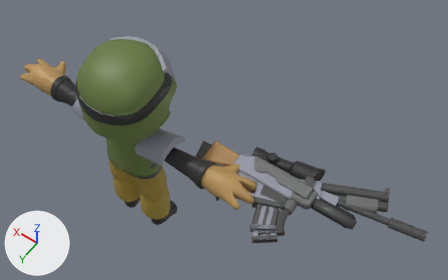
A saved change to the glTF model apps/client/public/models/soldier.glb.
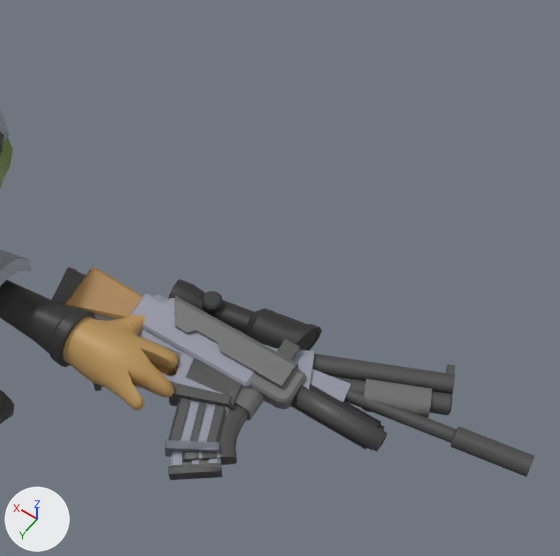
There are two pictures of each version: one whole from a 50 mm camera at (-2.78, 2.43, 5.81) aimed at (-0.72, -0.46, 1.28), one close up on the part from 38% to 98% of the width and 4% to 100% of the height. Arrows for +X, +Y and +Z are at lower left; the lights stay in place. The first two pictures are the older version. Where no turn or scale is listed for an object, it has been applied to the vertices.

Objects in the first close-up: 'AK', 'Body', 'SMG', 'Shotgun', 'Sniper' and 2 more.
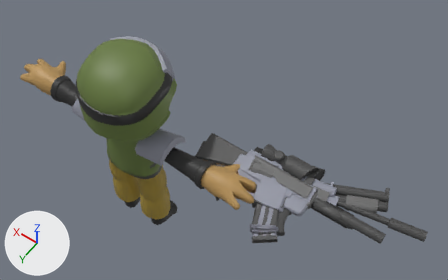
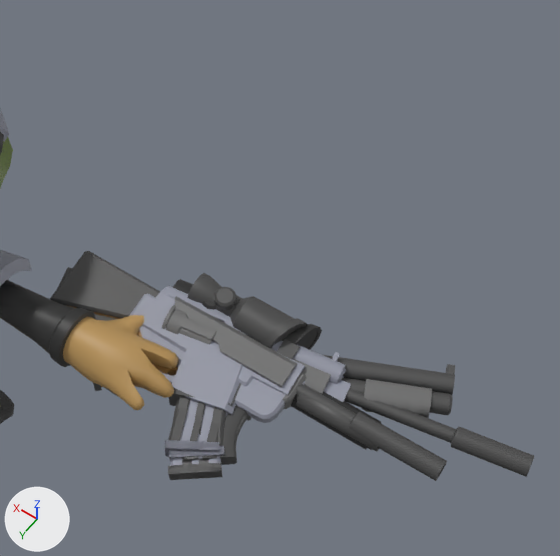
What differs and where, as boxes (x1, y1, x2, y2) in the close-ups (560 x 556 px):
'Sniper_2', added: after (50, 251, 447, 481)
    faces in mat_darkgrey_001: (50, 251, 447, 481)
    faces in mat_grey_001: (144, 294, 286, 462)
'Revolver', added: after (104, 286, 346, 396)
    faces in mat_grey_001: (139, 286, 346, 384)
    faces in mat_grey2_001: (162, 305, 331, 394)
'Pistol', added (mostly hidden): after (137, 335, 305, 411)

Edits to the bpy script that builds the scene:
```text
Add me_cube_282:
    me_cube_282.from_pydata(...)  # 691 vertices, 1298 faces; spans x -0.87..0.87, y -0.38..0.39, z -0.14..0.17
    # faces by material slot: [292, 898, 108]
    me_cube_282.materials.append(mat_grey_001)
    me_cube_282.materials.append(mat_darkgrey_001)
    me_cube_282.materials.append(mat_wood_001)
Add me_cube_016:
    me_cube_016.from_pydata(...)  # 711 vertices, 1354 faces; spans x -0.483..0.453, y -0.305..0.312, z -0.117..0.109
    # faces by material slot: [756, 440, 54, 104]
    me_cube_016.materials.append(mat_grey2_001)
    me_cube_016.materials.append(mat_grey_001)
    me_cube_016.materials.append(mat_darkgrey_001)
    me_cube_016.materials.append(mat_wood_001)
Add me_cube_022:
    me_cube_022.from_pydata(...)  # 537 vertices, 990 faces; spans x -0.402..0.385, y -0.257..0.257, z -0.104..0.106
    # faces by material slot: [792, 94, 104]
    me_cube_022.materials.append(mat_grey_001)
    me_cube_022.materials.append(mat_darkgrey_001)
    me_cube_022.materials.append(mat_wood_001)
Add ob_sniper_2:
    ob_sniper_2 = bpy.data.objects.new('Sniper_2', me_cube_282)
    ob_sniper_2.location = (-1.53, -0.162, 1.391)
Add ob_revolver:
    ob_revolver = bpy.data.objects.new('Revolver', me_cube_016)
    ob_revolver.location = (-1.402, -0.208, 1.383)
Add ob_pistol:
    ob_pistol = bpy.data.objects.new('Pistol', me_cube_022)
    ob_pistol.location = (-1.372, -0.162, 1.375)
```
